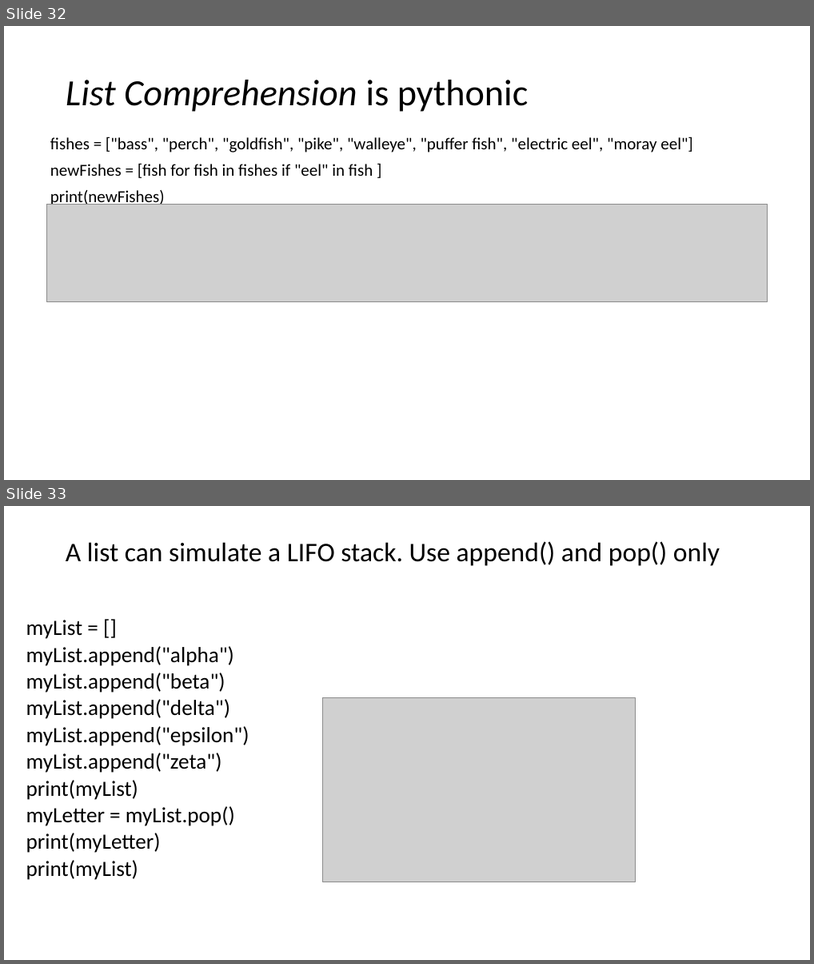
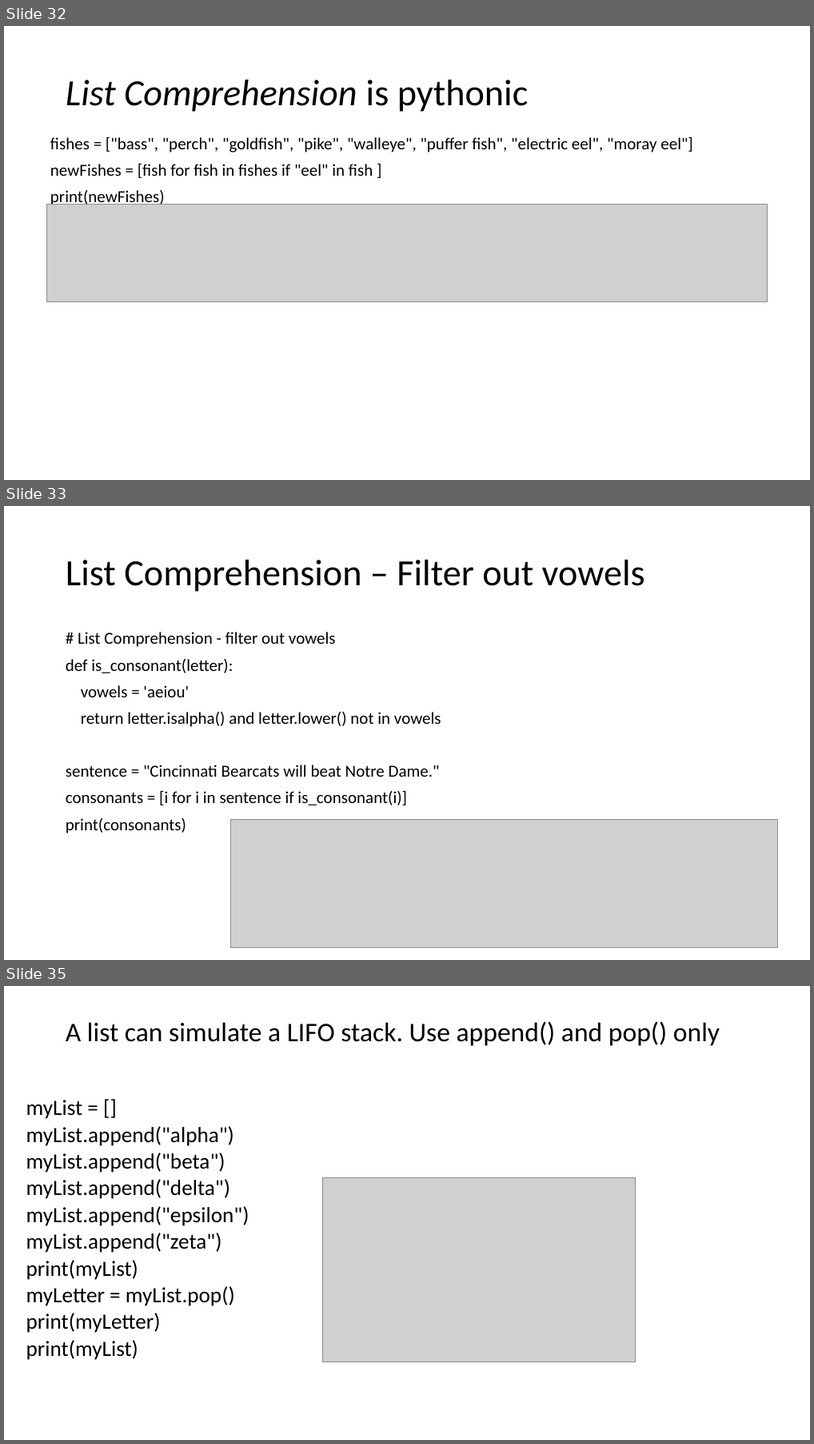
Before and after one commit to nicomp42/CCSCMidwest2021Tutorial, a slide deck: CCSC-MW Fall 2021.pptx. Shown one above the other, each under a label of ours: slides 32 and 33 before the commit, slides 32, 33 and 35 after it; the slides between them are not shown. The pictures are 814x964 and 814x1444 pixels, drawn with LibreOffice and Linux fonts; fonts in the diff are those of the drawing; grey boxes stand for pictures. Boxes give left, top, right and bottom in pixels: in the first picture for what was removed or moved away, otherwise in the second. Text is boxed around its words. In the diff, an @@ line names an element or a change of style, - is before the commit and + after.

```diff
--- a/CCSC-MW Fall 2021.pptx
+++ b/CCSC-MW Fall 2021.pptx
@@ slide 33 added at (4,506,810,960), background #FFFFFF @@
@@ title added at (66,560,646,592), 44 pt, text #000000 @@
+List Comprehension – Filter out vowels
@@ text added at (66,632,442,833), 20 pt, text #000000 @@
+# List Comprehension - filter out vowels
+def is_consonant(letter):
+vowels = 'aeiou'
+return letter.isalpha() and letter.lower() not in vowels
+sentence = "Cincinnati Bearcats will beat Notre Dame."
+consonants = [i for i in sentence if is_consonant(i)]
+print(consonants)
@@ picture added at (231,820,778,947) @@
@@ what was slide 33 is now slide 35 @@
```
Also in this commit, not shown: 6 slides changed, 2 other slides added, 1 other file.
